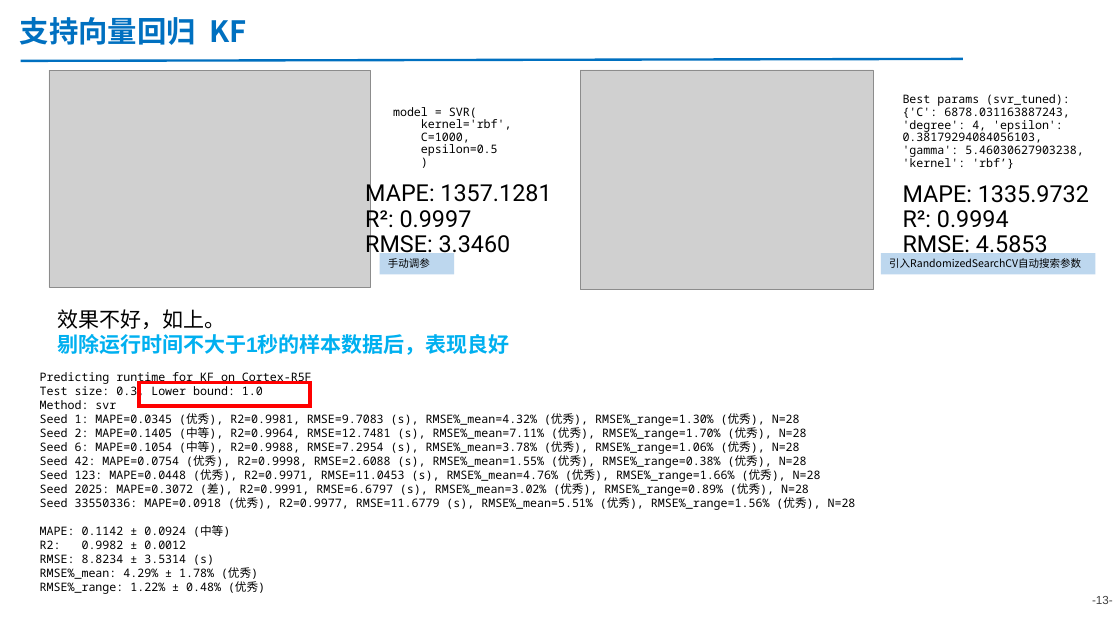
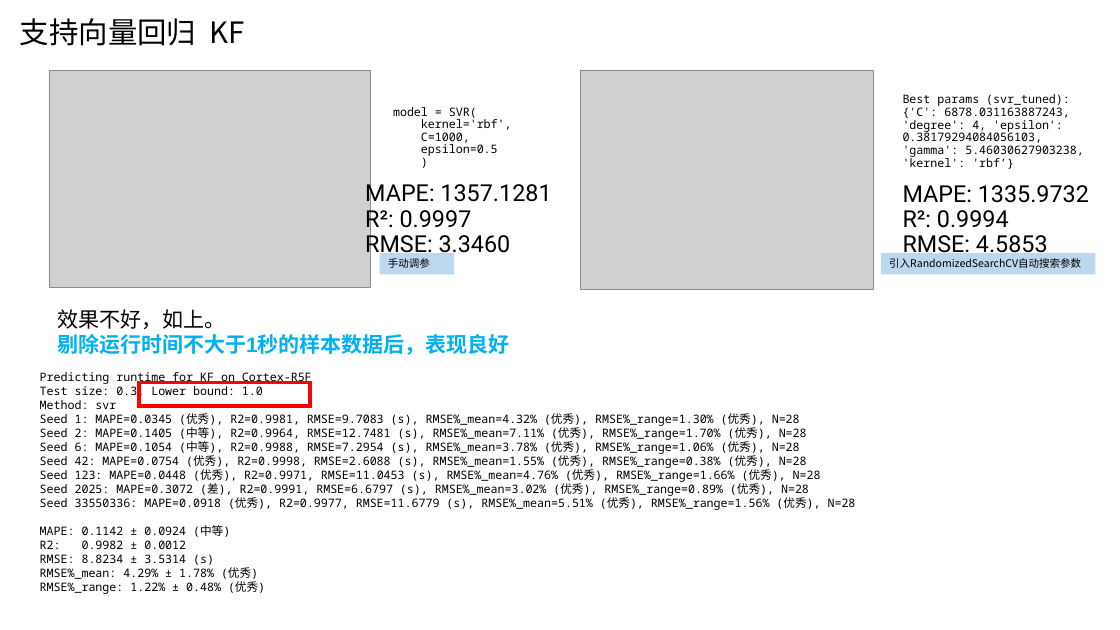
Before and after one commit to AE-26710/Time-Prediction, a slide deck: slide 13 of 20251106-同平台runtime预测-金.pptx. Drawn at 1120x630 pixels with LibreOffice and Linux fonts; fonts in the diff are those of the drawing; grey boxes stand for pictures. Boxes give left, top, right and bottom in pixels: in the first picture for what was removed or moved away, otherwise in the second. Text is boxed around its words. In the diff, an @@ line names an element or a change of style, - is before the commit and + after.

```diff
--- a/20251106-同平台runtime预测-金.pptx
+++ b/20251106-同平台runtime预测-金.pptx
@@ title "支持向量回归 KF" at [20, 18, 244, 46]: text colour #0070C0 to #000000, bold off; vertical alignment top to middle @@
@@ line removed from (21, 60) to (963, 59) @@
@@ page number removed at [1092, 596, 1113, 604] @@
--13-
```
Also in this commit, not shown: 34 other slides changed, 1 slide added, 5 other files.
